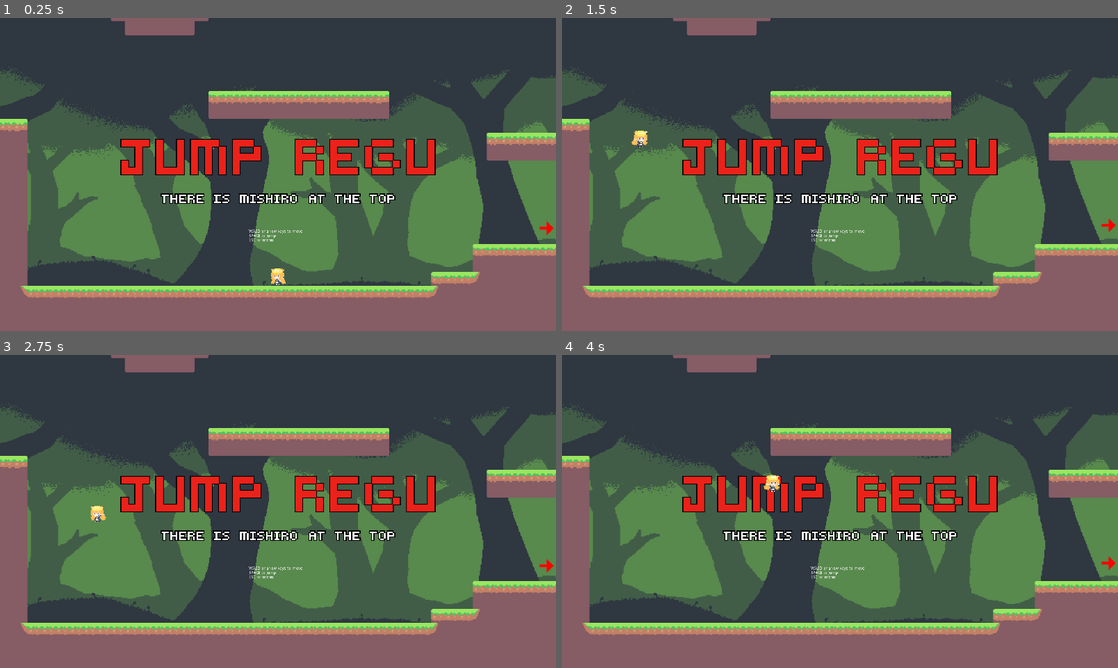
Above: before the commit, frames 1-4 (two rows, left to right).
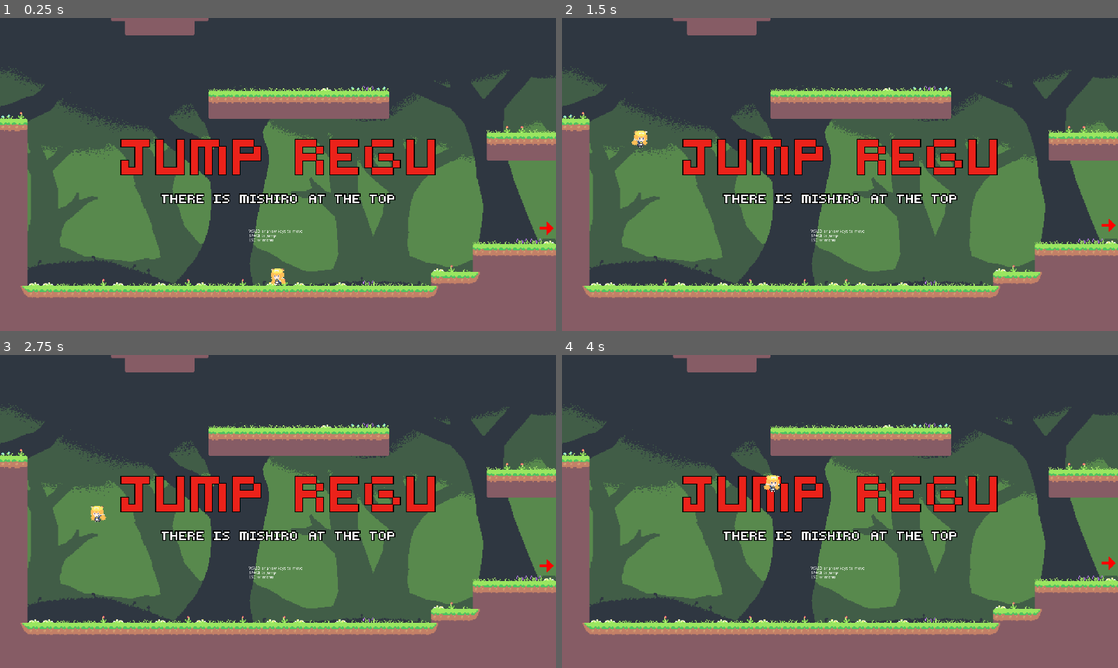
Above: after the commit, the same moments.

Repository: FluffyLuffie/JumpRegu
Game: Godot game, scene res://scenes/GameWorld.tscn
Two runs of this game, one before a commit and one after it. Both use one fixed random seed, a clock stepped at 60 frames per second and the inputs below.
Inputs (mouse positions are in pixels of both pictures, inside the frame that each line leads up to):
- Up to frame 1 (0.25 s): no input
- Up to frame 2 (1.5 s): move the mouse to (962, 158) at 0.52 s; hold D (right) from 0.53 s (still down); right-click (962, 158) at 0.6 s; tap Space (jump) at 0.77 s; move the mouse to (728, 190) at 1.27 s; right-click (728, 190) at 1.35 s
- Up to frame 3 (2.75 s): tap Space (jump) at 1.52 s; move the mouse to (333, 442) at 2.02 s; release D (right) at 2.03 s; hold A (left) from 2.03 s (still down); right-click (333, 442) at 2.1 s
- Up to frame 4 (4 s): move the mouse to (812, 574) at 2.77 s; release A (left) at 2.78 s; hold D (right) from 2.78 s (still down); right-click (812, 574) at 2.85 s; tap Space (jump) at 3.02, 3.77 s; move the mouse to (1006, 558) at 3.52 s; right-click (1006, 558) at 3.6 s

The runs differ from the first frame. In frame 1, 0.7% of the frame differs, in the area x 0-100%, y 21-86%; in frame 2, 0.7%; in frame 3, 0.7%; in frame 4, 0.7%.

Commit message:
added plants

Diff:
--- /dev/null
+++ b/scenes/Plants.tscn
@@ -0,0 +1,8 @@
+[gd_scene load_steps=2 format=2]
+
+[ext_resource path="res://tilesets/plants.tres" type="TileSet" id=1]
+
+[node name="Plants" type="TileMap"]
+tile_set = ExtResource( 1 )
+cell_size = Vector2( 16, 16 )
+format = 1
--- a/scripts/GameStates.gd
+++ b/scripts/GameStates.gd
@@ -46,8 +46,23 @@
 		level_x = next_level_x
 		level_y = next_level_y
 		current_level = load(next_level_path).instance()
+
+		# add plants
+		var rand: RandomNumberGenerator = RandomNumberGenerator.new()
+		rand.seed = next_level_x * 88 + next_level_y * 1144
+		var plants: TileMap = load("res://scenes/Plants.tscn").instance()
+		current_level.add_child(plants)
+		var level_tiles: TileMap = current_level.get_node("TileMap")
+		for y in range(-11, 11):
+			for x in range(-20, 20):
+				# if above a valid tile is empty
+				if level_tiles.get_cell(x, y) == -1 and level_tiles.get_cell(x, y + 1) == 0:
+					plants.set_cell(x, y, rand.randi_range(0, 7), bool(rand.randi_range(0, 1)))
+
+
 		game_vp.add_child(current_level)
 		game_vp.move_child(current_level, 1)
+
 		return true
 	return false
 
--- /dev/null
+++ b/tilesets/plants.tres
@@ -0,0 +1,117 @@
+[gd_resource type="TileSet" load_steps=2 format=2]
+
+[ext_resource path="res://sprites/plants.png" type="Texture" id=1]
+
+[resource]
+0/name = "plants.png 0"
+0/texture = ExtResource( 1 )
+0/tex_offset = Vector2( 0, 0 )
+0/modulate = Color( 1, 1, 1, 1 )
+0/region = Rect2( 0, 0, 16, 16 )
+0/tile_mode = 0
+0/occluder_offset = Vector2( 0, 0 )
+0/navigation_offset = Vector2( 0, 0 )
+0/shape_offset = Vector2( 0, 0 )
+0/shape_transform = Transform2D( 1, 0, 0, 1, 0, 0 )
+0/shape_one_way = false
+0/shape_one_way_margin = 0.0
+0/shapes = [  ]
+0/z_index = 0
+1/name = "plants.png 1"
+1/texture = ExtResource( 1 )
+1/tex_offset = Vector2( 0, 0 )
+1/modulate = Color( 1, 1, 1, 1 )
+1/region = Rect2( 16, 0, 16, 16 )
+1/tile_mode = 0
+1/occluder_offset = Vector2( 0, 0 )
+1/navigation_offset = Vector2( 0, 0 )
+1/shape_offset = Vector2( 0, 0 )
+1/shape_transform = Transform2D( 1, 0, 0, 1, 0, 0 )
+1/shape_one_way = false
+1/shape_one_way_margin = 0.0
+1/shapes = [  ]
+1/z_index = 0
+2/name = "plants.png 2"
+2/texture = ExtResource( 1 )
+2/tex_offset = Vector2( 0, 0 )
+2/modulate = Color( 1, 1, 1, 1 )
+2/region = Rect2( 32, 0, 16, 16 )
+2/tile_mode = 0
+2/occluder_offset = Vector2( 0, 0 )
+2/navigation_offset = Vector2( 0, 0 )
+2/shape_offset = Vector2( 0, 0 )
+2/shape_transform = Transform2D( 1, 0, 0, 1, 0, 0 )
+2/shape_one_way = false
+2/shape_one_way_margin = 0.0
+2/shapes = [  ]
+2/z_index = 0
+3/name = "plants.png 3"
+3/texture = ExtResource( 1 )
+3/tex_offset = Vector2( 0, 0 )
+3/modulate = Color( 1, 1, 1, 1 )
+3/region = Rect2( 48, 0, 16, 16 )
+3/tile_mode = 0
+3/occluder_offset = Vector2( 0, 0 )
+3/navigation_offset = Vector2( 0, 0 )
+3/shape_offset = Vector2( 0, 0 )
+3/shape_transform = Transform2D( 1, 0, 0, 1, 0, 0 )
+3/shape_one_way = false
+3/shape_one_way_margin = 0.0
+3/shapes = [  ]
+3/z_index = 0
+4/name = "plants.png 4"
+4/texture = ExtResource( 1 )
+4/tex_offset = Vector2( 0, 0 )
+4/modulate = Color( 1, 1, 1, 1 )
+4/region = Rect2( 0, 16, 16, 16 )
+4/tile_mode = 0
+4/occluder_offset = Vector2( 0, 0 )
+4/navigation_offset = Vector2( 0, 0 )
+4/shape_offset = Vector2( 0, 0 )
+4/shape_transform = Transform2D( 1, 0, 0, 1, 0, 0 )
+4/shape_one_way = false
+4/shape_one_way_margin = 0.0
+4/shapes = [  ]
+4/z_index = 0
+5/name = "plants.png 5"
+5/texture = ExtResource( 1 )
+5/tex_offset = Vector2( 0, 0 )
+5/modulate = Color( 1, 1, 1, 1 )
+5/region = Rect2( 16, 16, 16, 16 )
+5/tile_mode = 0
+5/occluder_offset = Vector2( 0, 0 )
+5/navigation_offset = Vector2( 0, 0 )
+5/shape_offset = Vector2( 0, 0 )
+5/shape_transform = Transform2D( 1, 0, 0, 1, 0, 0 )
+5/shape_one_way = false
+5/shape_one_way_margin = 0.0
+5/shapes = [  ]
+5/z_index = 0
+6/name = "plants.png 6"
+6/texture = ExtResource( 1 )
+6/tex_offset = Vector2( 0, 0 )
+6/modulate = Color( 1, 1, 1, 1 )
+6/region = Rect2( 32, 16, 16, 16 )
+6/tile_mode = 0
+6/occluder_offset = Vector2( 0, 0 )
+6/navigation_offset = Vector2( 0, 0 )
+6/shape_offset = Vector2( 0, 0 )
+6/shape_transform = Transform2D( 1, 0, 0, 1, 0, 0 )
+6/shape_one_way = false
+6/shape_one_way_margin = 0.0
+6/shapes = [  ]
+6/z_index = 0
+7/name = "plants.png 7"
+7/texture = ExtResource( 1 )
+7/tex_offset = Vector2( 0, 0 )
+7/modulate = Color( 1, 1, 1, 1 )
+7/region = Rect2( 48, 16, 16, 16 )
+7/tile_mode = 0
+7/occluder_offset = Vector2( 0, 0 )
+7/navigation_offset = Vector2( 0, 0 )
+7/shape_offset = Vector2( 0, 0 )
+7/shape_transform = Transform2D( 1, 0, 0, 1, 0, 0 )
+7/shape_one_way = false
+7/shape_one_way_margin = 0.0
+7/shapes = [  ]
+7/z_index = 0
Binary file added: sprites/plants.png
Not shown, added: sprites/plants.png.import
